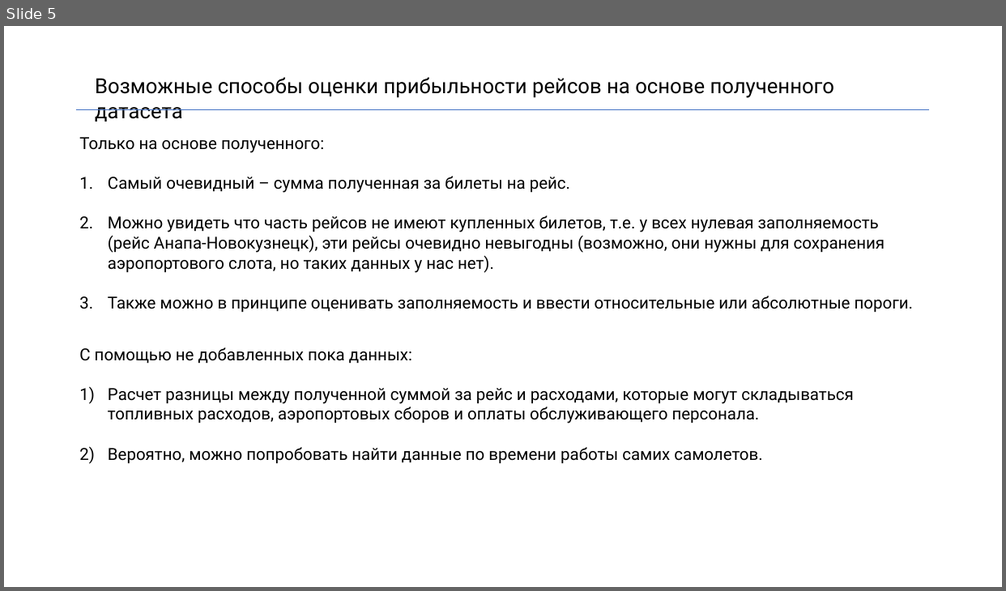
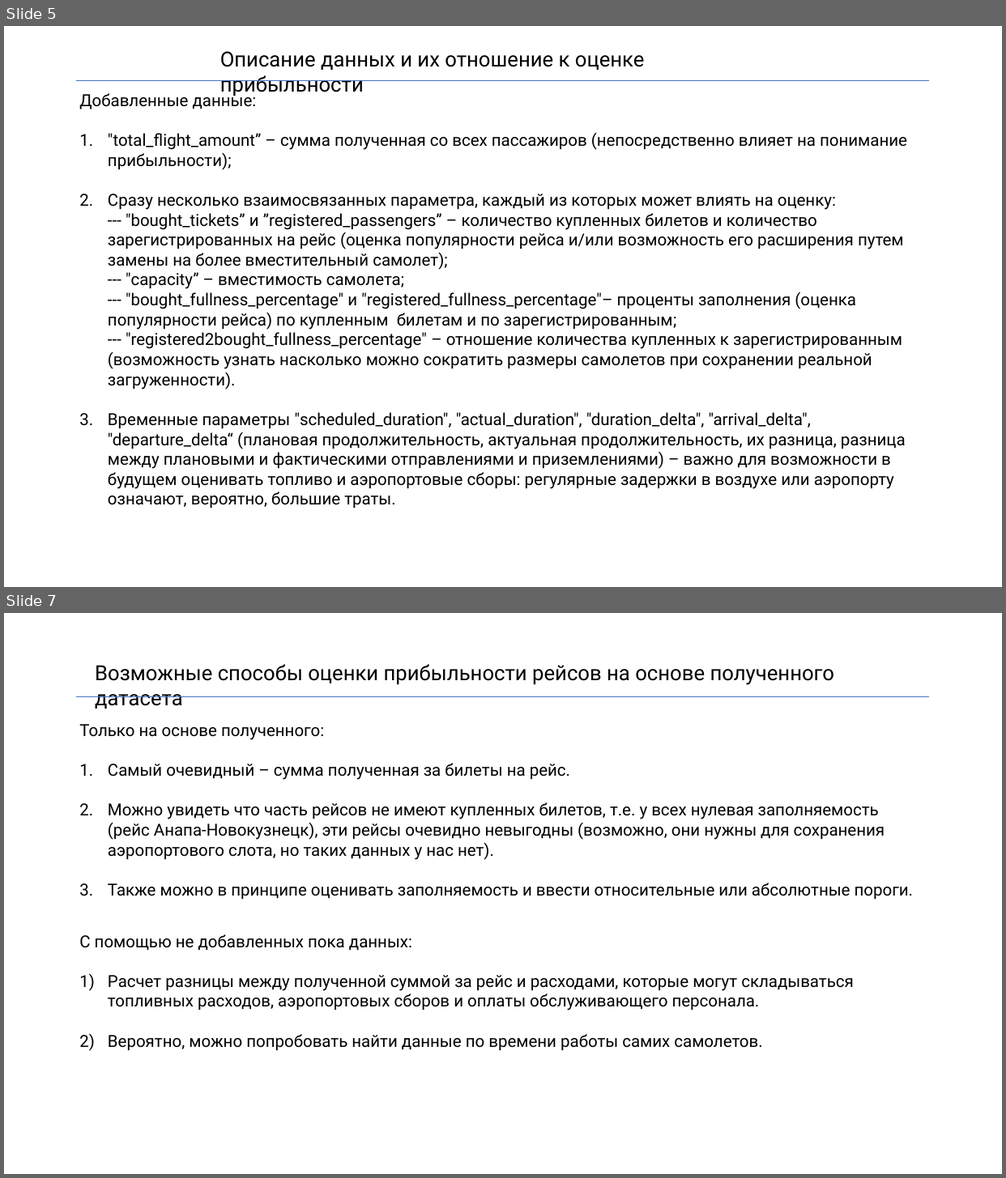
Before and after one commit to M1kaellAli/skcourse_projects, a slide deck: module_4/module4.pptx. Shown one above the other, each under a label of ours: slide 5 before the commit, slides 5 and 7 after it; the slides between them are not shown. The pictures are 1006x591 and 1006x1178 pixels, drawn with LibreOffice and Linux fonts; fonts in the diff are those of the drawing. Boxes give left, top, right and bottom in pixels: in the first picture for what was removed or moved away, otherwise in the second. Text is boxed around its words. In the diff, an @@ line names an element or a change of style, - is before the commit and + after.

Commit message:
added registered data

```diff
--- a/module_4/module4.pptx
+++ b/module_4/module4.pptx
@@ slide 5 added at (4, 26, 1002, 587), background #FFFFFF @@
@@ text added at (220, 51, 645, 96), 20 pt, text #000000 @@
+Описание данных и их отношение к оценке прибыльности
@@ line added from (76, 80) to (929, 80), #4472C4 0.5 pt @@
@@ text added at (79, 91, 907, 509), 16 pt, text #000000 @@
+Добавленные данные:
+1. "total_flight_amount” – сумма полученная со всех пассажиров (непосредственно влияет на понимание прибыльности);
+2. Сразу несколько взаимосвязанных параметра, каждый из которых может влиять на оценку:
+   --- "bought_tickets” и ”registered_passengers” – количество купленных билетов и количество зарегистрированных на рейс (оценка популярности рейса и/или возможность его расширения путем замены на более вместительный самолет);
+   --- "capacity” – вместимость самолета;
+   --- "bought_fullness_percentage" и "registered_fullness_percentage"– проценты заполнения (оценка популярности рейса) по купленным билетам и по зарегистрированным;
+   --- "registered2bought_fullness_percentage" – отношение количества купленных к зарегистрированным (возможность узнать насколько можно сократить размеры самолетов при сохранении реальной загруженности).
+3. Временные параметры "scheduled_duration", "actual_duration", "duration_delta", "arrival_delta", "departure_delta“ (плановая продолжительность, актуальная продолжительность, их разница, разница между плановыми и фактическими отправлениями и приземлениями) – важно для возможности в будущем оценивать топливо и аэропортовые сборы: регулярные задержки в воздухе или аэропорту означают, вероятно, большие траты.
@@ what was slide 5 is now slide 7 @@
```
Also in this commit, not shown: 3 slides changed, 1 other slide added, 4 other files.
